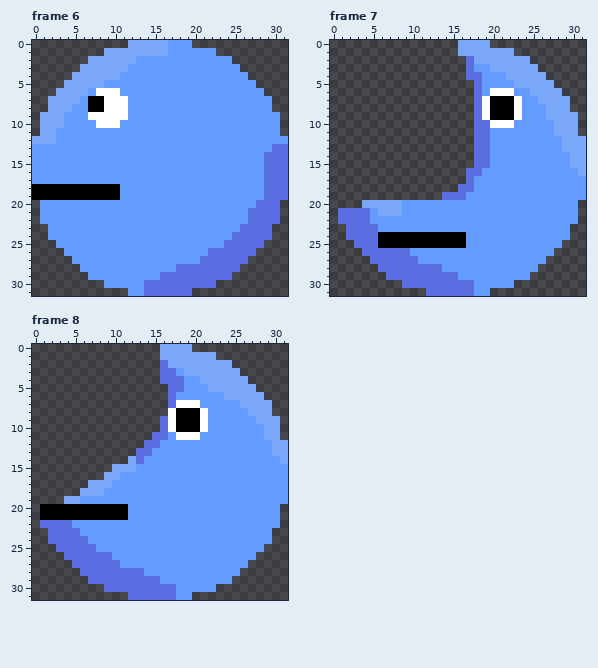
File history of a pixel-art file, art/ase files/player.ase. The picture above is the old version.
32x32 pixels, 10 frames. Shown: frame 6, frame 7, frame 8. The commit also changed other frames, which this record leaves out.
And afterwards:
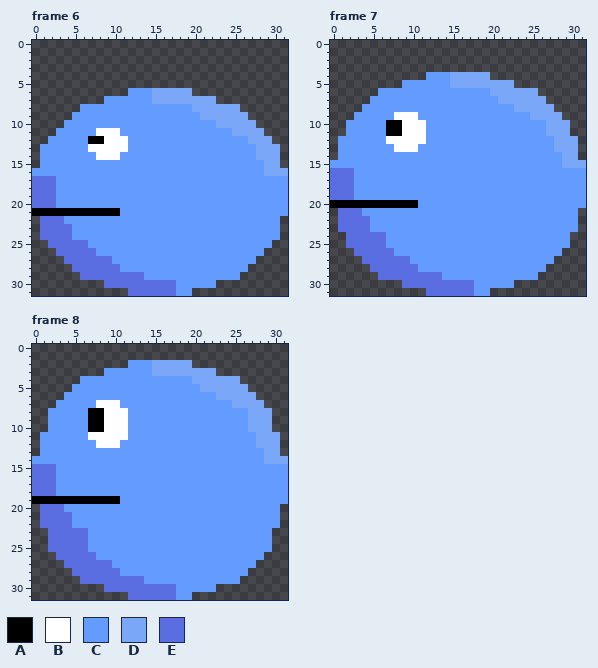
Palette (. is transparent): A #000000  B #ffffff  C #639bff  D #7aa7f8  E #5b6ee1
The author wrote: much better animation
Changes in this commit:
Frame 6, layers "Face", "Lighting", "Layer 1":
y 0: x 12..19 DDDDDCCC -> ........
y 1: x 9..22 DDDDDDDDCCCCCC -> ..............
y 2: x 7..24 DDDDDDCCCCCCCCCCCC -> ..................
y 3: x 6..25 DDDDDDCCCCCCCCCCCCCC -> ....................
y 4: x 5..26 DDDDDDCCCCCCCCCCCCCCCC -> ......................
y 5: x 4..27 DDDDDCCCCCCCCCCCCCCCCCCC -> ........................
y 6: x 3..11 DDDDCBBBC -> .........; x 15..28 CCCCCCCCCCCCCC -> DDDDD.........
y 7: x 2..11 DDDDCAABBB -> .......CCC; x 15..29 CCCCCCCCCCCCCCC -> DDDDDDDD.......
y 8: x 2..5 DDDC -> ....; x 7..11 AABBB -> CCCCC; x 20..29 CCCCCCCCCC -> DDDDDD....
y 9: x 1..4 DDDC -> ....; x 7..11 BBBBB -> CCCCC; x 21..30 CCCCCCCCCC -> DDDDDD....
y 10: x 1..3 DDD -> ...; x 8..10 BBB -> CCC; x 23..30 CCCCCCCC -> DDDDD...
y 11: x 1..2 DD -> ..; x 8..10 CCC -> BBB; x 25..30 CCCCCC -> DDDD..
y 12: x 0..2 DDD -> ..C; x 7..11 CCCCC -> AABBB; x 27..31 CCCCC -> DDD..
y 13: x 0 C -> .; x 7..11 CCCCC -> BBBBB; x 28..31 CCEE -> DDD.
y 14: x 0 C -> .; x 8..10 CCC -> BBB; x 28..31 CEEE -> DDD.
y 15: x 0 C -> .; x 29..31 EEE -> DD.
y 16: x 29..31 EEE -> DDD
y 17: x 0..2 CCC -> EEE; x 29..31 EEE -> CCC
y 18..19: x 0..10 AAAAAAAAAAA -> EEECCCCCCCC; x 29..31 EEE -> CCC
y 20: x 0..2 .CC -> EEE; x 28..31 EEE. -> CCCC
y 21: x 0..10 .CCCCCCCCCC -> AAAAAAAAAAA; x 27..31 EEEE. -> CCCCC
y 22: x 1..3 CCC -> EEE; x 27..30 EEEE -> CCCC
y 23: x 1..4 .CCC -> EEEE; x 26..30 EEEE. -> CCCCC
y 24: x 1..4 .CCC -> EEEE; x 25..30 EEEEE. -> CCCCCC
y 25: x 2..6 .CCCC -> EEEEE; x 24..29 EEEEE. -> CCCCCC
y 26: x 3..7 .CCCC -> EEEEE; x 22..28 EEEEEE. -> CCCCCCC
y 27: x 4..9 .CCCCC -> EEEEEE; x 21..27 EEEEEE. -> CCCCCCC
y 28: x 5..10 .CCCCC -> EEEEEE; x 18..26 EEEEEEEE. -> CCCCCCCCC
y 29: x 6..13 .CCCCCCC -> EEEEEEEE; x 16..25 EEEEEEEEE. -> CCCCCCCCCC
y 30: x 9..13 CCCCC -> EEEEE; x 18..22 EEEEE -> CCCCC
y 31: x 12..13 CC -> EE; x 18..19 EE -> CC
Frame 7, layers "Face", "Lighting", "Layer 1":
y 0: x 16..19 DDDD -> ....
y 1: x 16..22 DDDDDDD -> .......
y 2: x 17..24 EDDDDDDD -> ........
y 3: x 17..25 ECCDDDDDD -> .........
y 4: x 12..26 .....EECCCDDDDD -> CCCDDDDD.......
y 5: x 9..27 .........ECCCCDDDDD -> CCCCCCDDDDDDDD.....
y 6: x 6..18 ............E -> CCCCCCCCCCCCC; x 20..24 BBBCC -> DDDDD; x 26..28 DDD -> ...
y 7: x 5..25 .............EBAAABCC -> CCCCCCCCCCCCCCCCDDDDD; x 27..29 DDD -> ...
y 8: x 4..26 ..............EBAAABCCC -> CCCCCCCCCCCCCCCCCCCDDDD; x 28..29 DD -> ..
y 9: x 3..23 ...............EBAAAB -> CCCCCBBBCCCCCCCCCCCCC; x 25..26 CC -> DD; x 29..30 DD -> ..
y 10: x 2..22 ................EEBBB -> CCCCCAABBBCCCCCCCCCCC; x 27 C -> D; x 30 D -> .
y 11: x 2..19 ................EE -> CCCCCAABBBCCCCCCCC; x 27 C -> D; x 30 D -> .
y 12: x 1..19 .................EE -> CCCCCCBBBBBCCCCCCCC; x 28 C -> D; x 31 D -> .
y 13: x 1..19 .................EE -> CCCCCCCBBBCCCCCCCCC; x 28 C -> D; x 31 D -> .
y 14: x 1..19 .................EE -> CCCCCCCCCCCCCCCCCCC; x 29 C -> D; x 31 D -> .
y 15: x 0..19 ..................EE -> CCCCCCCCCCCCCCCCCCCC; x 29 C -> D
y 16: x 0..18 .................EE -> EEECCCCCCCCCCCCCCCC; x 31 D -> C
y 17: x 0..17 .................E -> EEECCCCCCCCCCCCCCC
y 18: x 0..17 ................EE -> EEECCCCCCCCCCCCCCC
y 19: x 0..16 ..............EEE -> EEECCCCCCCCCCCCCC
y 20: x 0..10 ....DDDDDCC -> AAAAAAAAAAA; x 31 . -> C
y 21: x 4 E -> C; x 6..8 DDD -> CCC
y 23: x 1 . -> E; x 5 E -> C; x 30 . -> C
y 24: x 6..16 AAAAAAAAAAA -> ECCCCCCCCCC
y 25: x 2 . -> E; x 6..16 AAAAAAAAAAA -> ECCCCCCCCCC; x 29 . -> C
y 26: x 3 . -> E; x 8..9 EE -> CC; x 28 . -> C
y 27: x 4 . -> E; x 10 E -> C; x 27 . -> C
y 28: x 5 . -> E; x 11..13 EEE -> CCC; x 26 . -> C
y 29: x 6 . -> E; x 14..15 EE -> CC; x 25 . -> C
Frame 8, layers "Face", "Lighting", "Layer 1":
y 0: x 16..19 DDDD -> ....
y 1: x 16..22 DDDDDDD -> .......
y 2: x 12..16 ....E -> CCCDD; x 20..24 DDDDD -> .....
y 3: x 9..18 .......EEC -> CCCCCCDDDD; x 23..25 DDD -> ...
y 4: x 6..18 ..........EEE -> CCCCCCCCCCCCC; x 20 C -> D; x 26 D -> .
y 5: x 5..18 ............EE -> CCCCCCCCCCCCCC; x 21 C -> D; x 27 D -> .
y 6: x 4..17 .............E -> CCCCCCCCCCCCCC; x 23 C -> D; x 28 D -> .
y 7: x 3..20 ..............EBBB -> CCCCCBBBCCCCCCCCCC; x 25 C -> D; x 29 D -> .
y 8: x 2..21 ...............BAAAB -> CCCCCAABBBCCCCCCCCCC
y 9: x 2..21 ..............EBAAAB -> CCCCCAABBBCCCCCCCCCC; x 27 C -> D; x 30 D -> .
y 10: x 2..21 ..............EBAAAB -> CCCCCAABBBCCCCCCCCCC; x 27..28 CC -> DD; x 30 D -> .
y 11: x 1..16 ..............EE -> CCCCCCBBBBBCCCCC; x 18..20 BBB -> CCC; x 28 C -> D
y 12: x 1..15 .............EE -> CCCCCCCBBBCCCCC; x 28..29 CC -> DD; x 31 D -> .
y 13: x 1..14 ............EE -> CCCCCCCCCCCCCC; x 29 C -> D; x 31 D -> .
y 14: x 0..13 ............DE -> CCCCCCCCCCCCCC; x 29..30 CC -> DD
y 15: x 0..12 ..........DDD -> EEECCCCCCCCCC
y 16: x 0..10 .........DD -> EEECCCCCCCC
y 17: x 0..9 .......DDD -> EEECCCCCCC
y 18: x 0..8 ......DDD -> EEECCCCCC
y 19: x 0..10 ....DDCCCCC -> AAAAAAAAAAA
y 20: x 1..11 AAAAAAAAAAA -> EEECCCCCCCC
y 21: x 1..11 AAAAAAAAAAA -> EEEECCCCCCC
y 23: x 6 C -> E
y 25: x 2 . -> E; x 7 E -> C; x 29 . -> C
y 26: x 3 . -> E; x 8..9 EE -> CC; x 28 . -> C
y 27: x 4 . -> E; x 10 E -> C; x 27 . -> C
y 28: x 5 . -> E; x 11..13 EEE -> CCC; x 26 . -> C
y 29: x 6 . -> E; x 14..15 EE -> CC; x 25 . -> C
Boxes around the changes in both pictures, in picture pixels (x1, y1, x2, y2):
changed: (32, 40, 288, 296)
changed: (330, 40, 586, 280)
changed: (32, 344, 288, 584)
